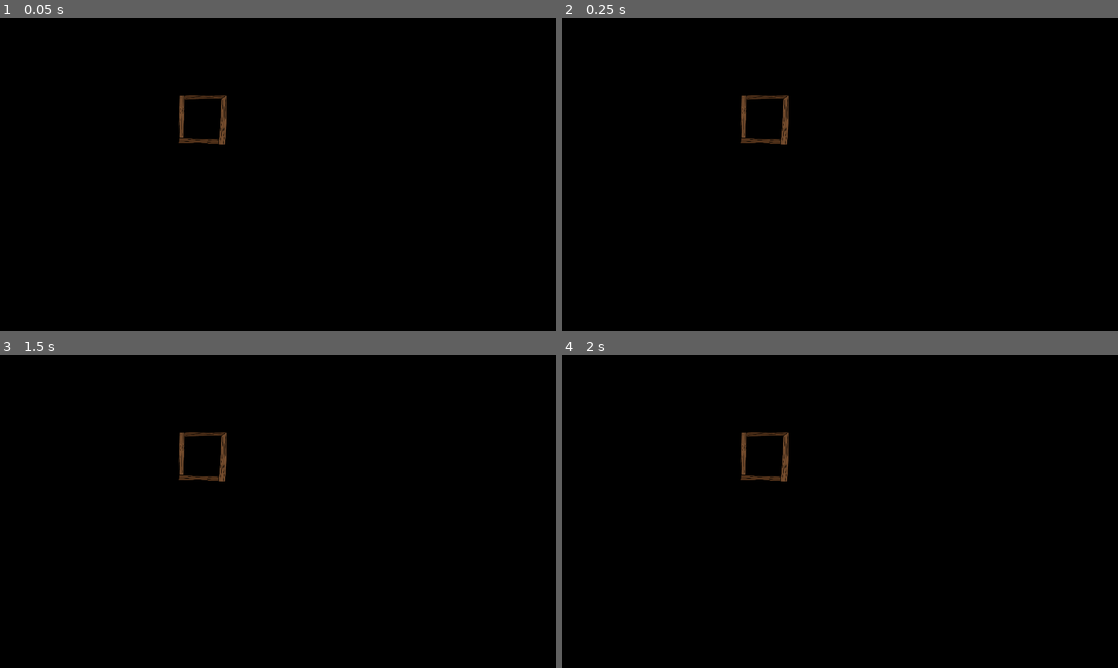
Above: before the commit, frames 1-4 (two rows, left to right).
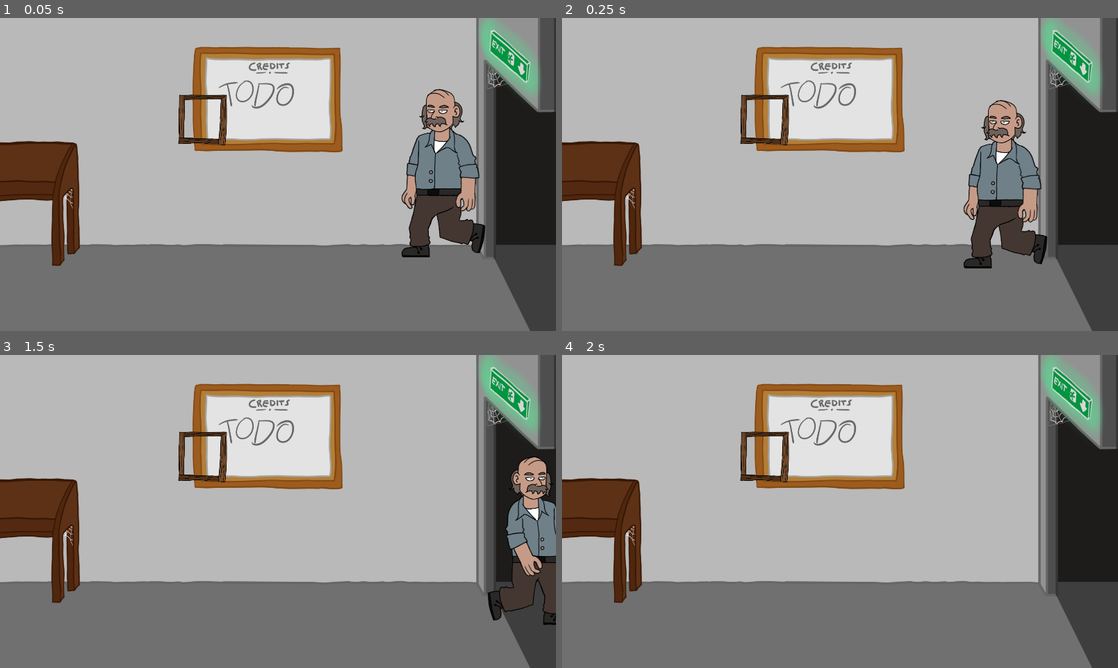
Above: after the commit, the same moments.

Repository: lennovative/ggj21
Game: Godot game, scene res://Scenes/Game.tscn
Two runs of this game, one before a commit and one after it. Both use one fixed random seed, a clock stepped at 60 frames per second and the inputs below. Sound files missing from this copy of the repository are replaced by a short silence.
Inputs (mouse positions are in pixels of both pictures, inside the frame that each line leads up to):
- Up to frame 1 (0.05 s): no input
- Up to frame 2 (0.25 s): no input
- Up to frame 3 (1.5 s): tap Enter (door) at 0.5, 1.35 s; move the mouse to (400, 495) at 0.52 s; hold D (right_button) from 0.53 s (still down); tap E (collect) at 0.6 s; tap Space (jump_button) at 0.77 s; move the mouse to (166, 527) at 1.27 s
- Up to frame 4 (2 s): keep holding D (right_button); tap Space (jump_button) at 1.52 s

The runs differ from the first frame. In frame 1, 99% of the frame differs, in the area x 0-100%, y 0-100%; in frame 2, 99%; in frame 3, 99%; in frame 4, 99%.
Error before the commit: Parse Error: Can't preload resource at path: res://Scenes/Level.tscn (res://Scripts/Game.gd:5)

Commit message:
Added Readme

Diff:
--- a/Scenes/Level.tscn
+++ b/Scenes/Level.tscn
@@ -1,4 +1,4 @@
-S[gd_scene load_steps=17 format=2]
+[gd_scene load_steps=17 format=2]
 
 [ext_resource path="res://Scenes/Items/Plattform.tscn" type="PackedScene" id=1]
 [ext_resource path="res://Scenes/Player.tscn" type="PackedScene" id=2]
@@ -38,13 +38,7 @@
 collision_mask = 3
 
 [node name="Plattform3" parent="Objects" instance=ExtResource( 1 )]
-position = Vector2( 3122.36, 1329.47 )
-z_index = 1
-collision_mask = 3
-
-[node name="Plattform12" parent="Objects" instance=ExtResource( 1 )]
-position = Vector2( 3122.36, 1180.79 )
-z_index = 1
+position = Vector2( 3283.63, 943.93 )
 collision_mask = 3
 
 [node name="Plattform4" parent="Objects" instance=ExtResource( 1 )]
@@ -97,13 +91,13 @@
 position = Vector2( -2383.15, 1218.13 )
 
 [node name="Shelf3" parent="Objects/Shelfs" instance=ExtResource( 6 )]
-position = Vector2( -3881.66, 1205.43 )
+position = Vector2( -3911.35, 1218.94 )
 
 [node name="Shelf4" parent="Objects/Shelfs" instance=ExtResource( 6 )]
-position = Vector2( 3840.16, 1197.77 )
+position = Vector2( 3778.16, 1248.43 )
 
 [node name="Shelf5" parent="Objects/Shelfs" instance=ExtResource( 6 )]
-position = Vector2( 4434.41, 1197.47 )
+position = Vector2( 4361.19, 1251.26 )
 
 [node name="CanvasModulate" type="CanvasModulate" parent="."]
 visible = false
@@ -112,7 +106,7 @@
 [node name="Bounds" type="Node2D" parent="."]
 
 [node name="Wall_left" parent="Bounds" instance=ExtResource( 3 )]
-position = Vector2( -6756.02, 614.855 )
+position = Vector2( -6729.18, 754.971 )
 scale = Vector2( 1, 3 )
 
 [node name="Wall_right" parent="Bounds" instance=ExtResource( 3 )]
@@ -130,7 +124,6 @@
 
 [node name="Background" type="Node2D" parent="."]
 
-[node name="Background_center" type="Sprite" parent="Background"]
 [node name="bg_bridge" type="Sprite" parent="Background"]
 position = Vector2( -5760, 865 )
 z_index = -3
@@ -171,60 +164,12 @@
 z_index = -3
 texture = ExtResource( 10 )
 
-[node name="Background_left2" type="Sprite" parent="Background"]
-position = Vector2( -3840, 865 )
-rotation = 3.14159
-scale = Vector2( 1, -1 )
-z_index = -3
-texture = ExtResource( 12 )
-
-[node name="Background_left3" type="Sprite" parent="Background"]
-position = Vector2( -5760, 865 )
-rotation = 3.14159
-scale = Vector2( 1, -1 )
-z_index = -3
-texture = ExtResource( 13 )
-
 [node name="Background_right" type="Sprite" parent="Background"]
 position = Vector2( 1920, 865 )
 scale = Vector2( -1, 1 )
 z_index = -3
 texture = ExtResource( 10 )
 
-[node name="Background_up" type="Sprite" parent="Background"]
-position = Vector2( 0, -213.414 )
-z_index = -3
-texture = ExtResource( 14 )
-
-[node name="Background_up2" type="Sprite" parent="Background"]
-position = Vector2( 1920, -213.414 )
-z_index = -3
-texture = ExtResource( 14 )
-
-[node name="Background_up3" type="Sprite" parent="Background"]
-position = Vector2( -5760, -213.414 )
-z_index = -3
-texture = ExtResource( 14 )
-
-[node name="Background_up4" type="Sprite" parent="Background"]
-position = Vector2( -1920, -213.414 )
-z_index = -3
-texture = ExtResource( 14 )
-
-[node name="Background_up5" type="Sprite" parent="Background"]
-position = Vector2( 3840, -213.414 )
-z_index = -3
-texture = ExtResource( 14 )
-
-[node name="Background_up6" type="Sprite" parent="Background"]
-position = Vector2( -3840, -213.414 )
-z_index = -3
-texture = ExtResource( 14 )
-
-[node name="Background_up7" type="Sprite" parent="Background"]
-position = Vector2( 5760, -213.414 )
-z_index = -3
-texture = ExtResource( 14 )
 [node name="bg_shelves" type="Sprite" parent="Background"]
 position = Vector2( -3840, 865 )
 z_index = -3
Not shown, added: Docs/README.md
